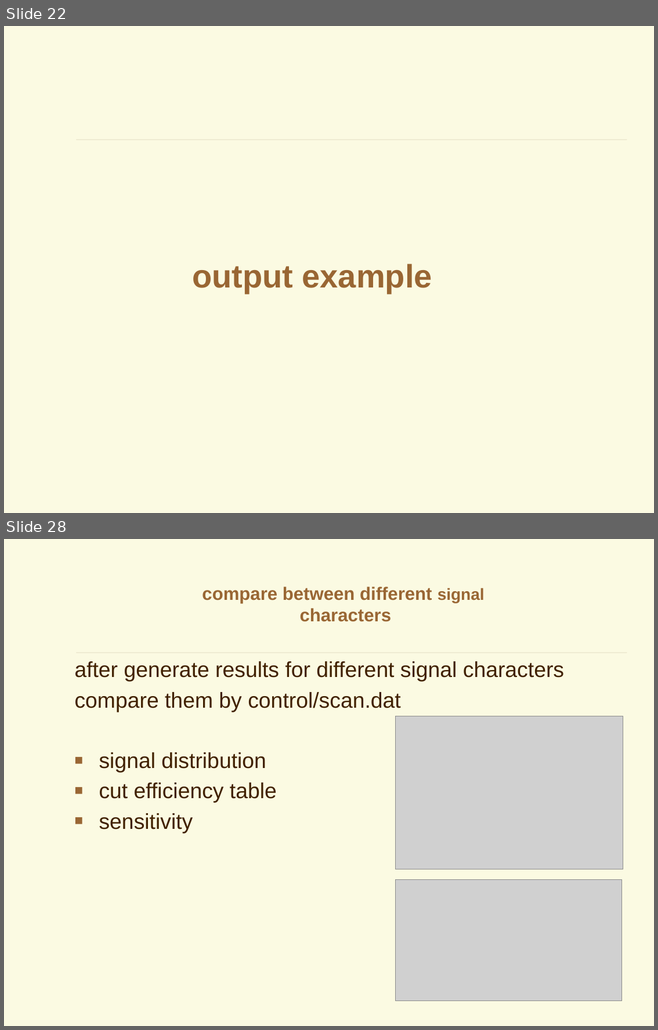
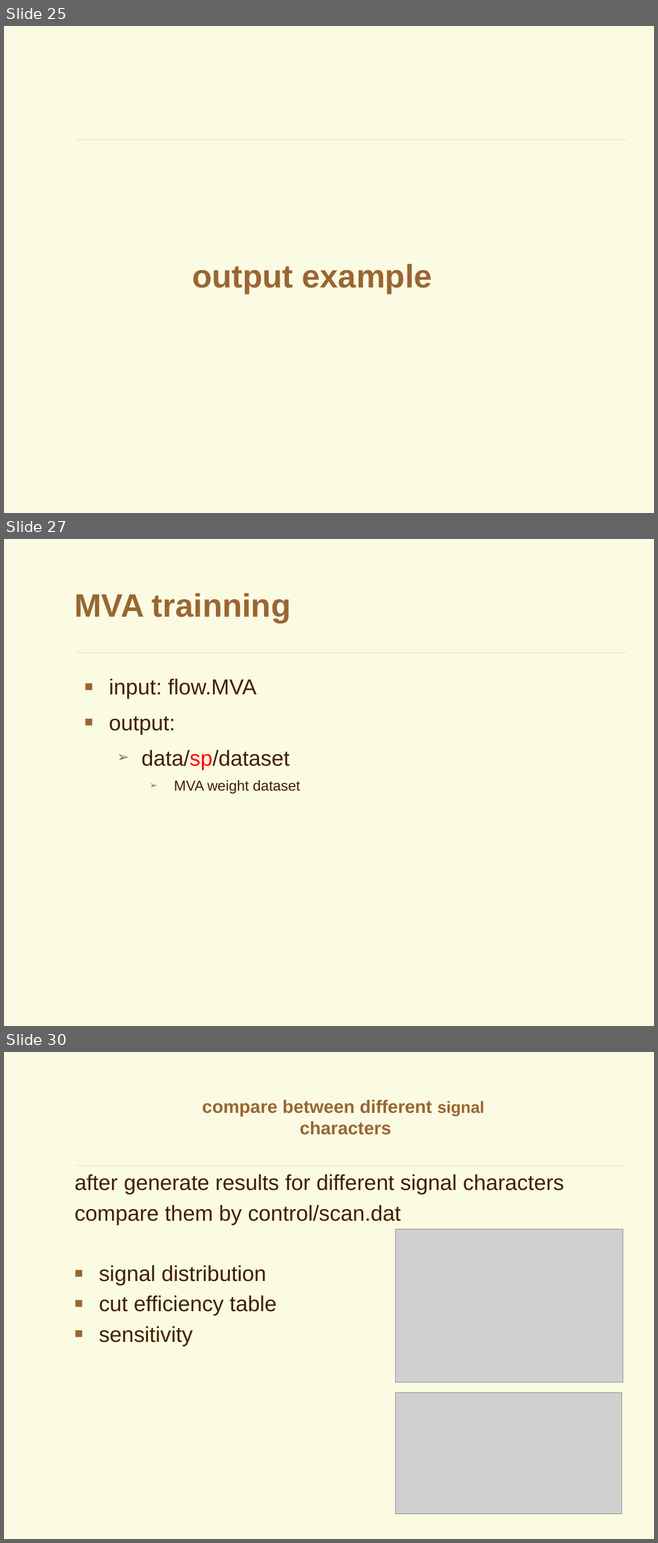
Before and after one commit to YancyW/BASDA, a slide deck: doc/BASDA_Introduction.pptx. Shown one above the other, each under a label of ours: slides 22 and 28 before the commit, slides 25, 27 and 30 after it; the slides between them are not shown. The pictures are 658x1030 and 658x1543 pixels, drawn with LibreOffice and Linux fonts; fonts in the diff are those of the drawing; grey boxes stand for pictures; background and template pictures are left out. Boxes give left, top, right and bottom in pixels: in the first picture for what was removed or moved away, otherwise in the second. Text is boxed around its words. In the diff, an @@ line names an element or a change of style, - is before the commit and + after.

```diff
--- a/doc/BASDA_Introduction.pptx
+++ b/doc/BASDA_Introduction.pptx
@@ slide 27 added at box(4, 539, 654, 1026), background picture (left out); not listed: 1 template element that a slide beside it also shows @@
@@ title added at box(74, 593, 291, 622), 36 pt, text #996633, bold @@
+MVA trainning
@@ text added at box(109, 679, 300, 794), 24 pt, text #402000 @@
+■ input: flow.MVA
+■ output:
+  ➢ data/sp/dataset
+    ➢ MVA weight dataset
@@ what was slide 22 is now slide 25 @@
@@ what was slide 28 is now slide 30 @@
```
Also in this commit, not shown: 9 slides changed, 9 other slides added, 3 other files.
